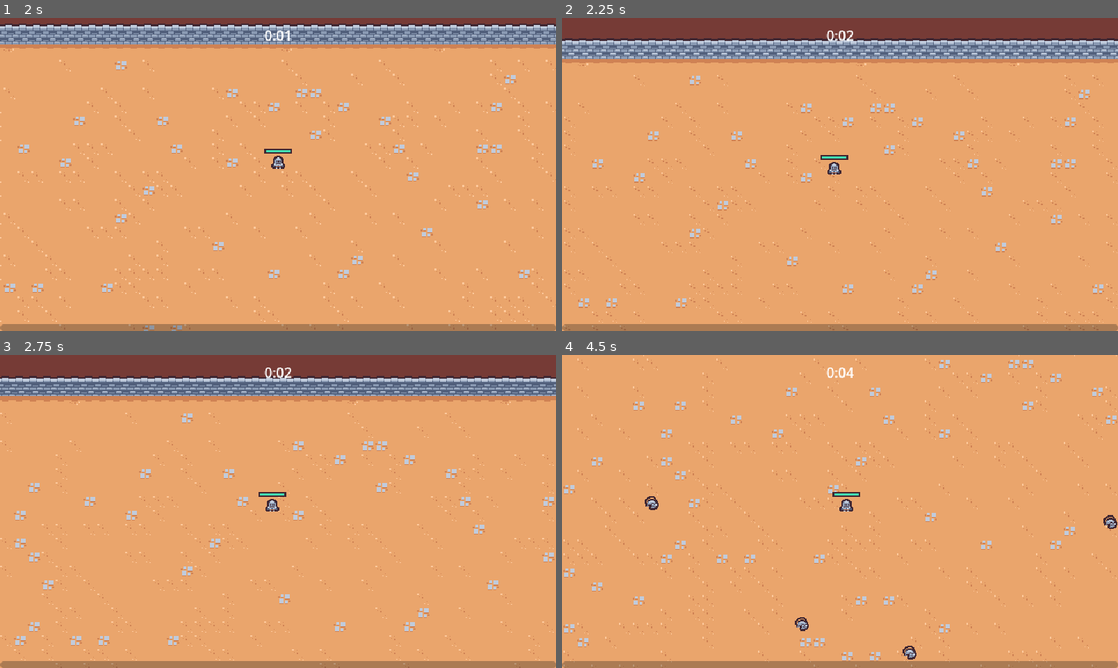
Above: before the commit, frames 1-4 (two rows, left to right).
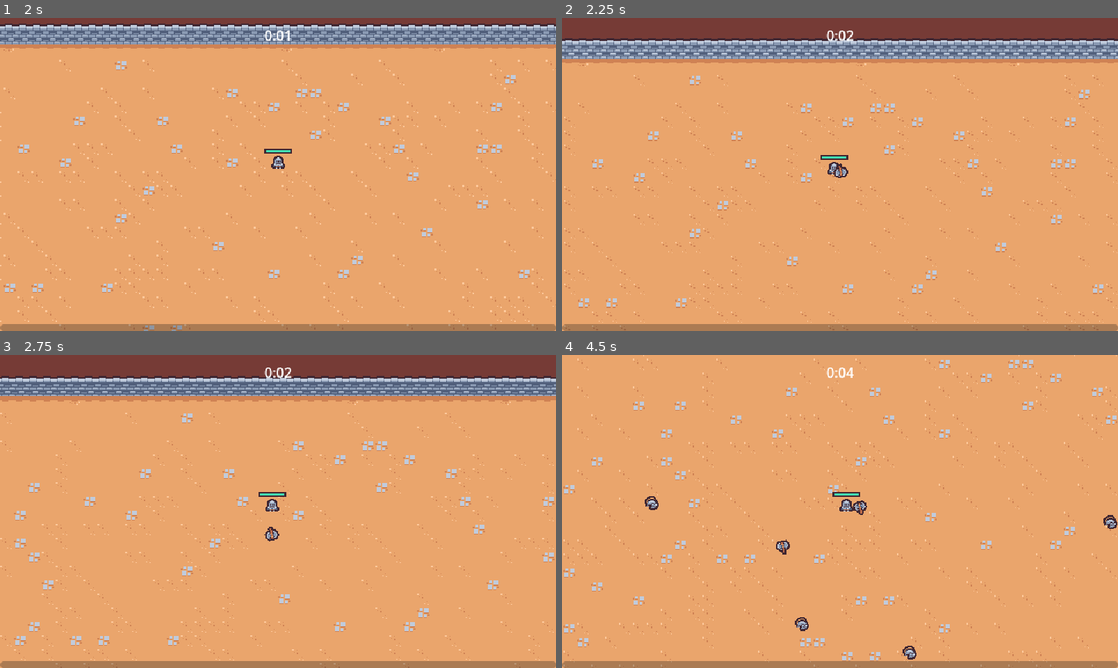
Above: after the commit, the same moments.

Repository: MariusSchmid/2dSurvivorCourse
Game: Godot game, scene res://scenes/main/main.tscn
Same seed, same stepped clock (60 frames per second), same inputs: the game is played once before the commit and once after it.
Inputs (mouse positions are in pixels of both pictures, inside the frame that each line leads up to):
- Up to frame 1 (2 s): move the mouse to (250, 237) at 0.52 s; press the mouse at (250, 237) at 0.53 s; hold W (move_up) from 0.53 s (still down); move the mouse to (444, 221) at 1.27 s; release the mouse at (444, 221) at 1.28 s; click (444, 221) at 1.35 s
- Up to frame 2 (2.25 s): move the mouse to (673, 127) at 2.02 s; release W (move_up) at 2.03 s; press the mouse at (673, 127) at 2.03 s; hold A (move_left) from 2.03 s (still down)
- Up to frame 3 (2.75 s): keep holding A (move_left)
- Up to frame 4 (4.5 s): move the mouse to (867, 511) at 2.77 s; release the mouse at (867, 511) at 2.78 s; click (867, 511) at 2.85 s; move the mouse to (756, 433) at 3.52 s; release A (move_left) at 3.53 s; press the mouse at (756, 433) at 3.53 s; hold S (move_down) 3.53-4.28 s; move the mouse to (962, 495) at 4.27 s; release the mouse at (962, 495) at 4.28 s; hold D (move_right) from 4.28 s (still down); click (962, 495) at 4.35 s

Frame 1 is identical in both runs. In frame 2, less than 0.1% of the frame differs, in the area x 48-52%, y 46-52%; in frame 3, less than 0.1%; in frame 4, 0.2%, in the area x 38-55%, y 46-64%.

Commit message:
added axes ability

Diff:
--- a/resources/tileset.tres
+++ b/resources/tileset.tres
@@ -42,6 +42,7 @@
 1:0/0 = 0
 1:0/0/terrain_set = 0
 1:0/0/terrain = 0
+1:0/0/physics_layer_0/polygon_0/points = PackedVector2Array(-8, -8, 8, -8, 8, 8, -8, 8)
 1:0/0/terrains_peering_bit/right_side = 0
 1:0/0/terrains_peering_bit/bottom_right_corner = 0
 1:0/0/terrains_peering_bit/bottom_side = 0
@@ -57,12 +58,14 @@
 1:2/0 = 0
 1:2/0/terrain_set = 0
 1:2/0/terrain = 0
+1:2/0/physics_layer_0/polygon_0/points = PackedVector2Array(-8, -8, 8, -8, 8, 8, -8, 8)
 1:2/0/terrains_peering_bit/right_side = 0
 1:2/0/terrains_peering_bit/top_side = 0
 1:2/0/terrains_peering_bit/top_right_corner = 0
 2:2/0 = 0
 2:2/0/terrain_set = 0
 2:2/0/terrain = 0
+2:2/0/physics_layer_0/polygon_0/points = PackedVector2Array(-8, -8, 8, -8, 8, 8, -8, 8)
 2:2/0/terrains_peering_bit/right_side = 0
 2:2/0/terrains_peering_bit/left_side = 0
 2:2/0/terrains_peering_bit/top_left_corner = 0
@@ -71,12 +74,14 @@
 3:2/0 = 0
 3:2/0/terrain_set = 0
 3:2/0/terrain = 0
+3:2/0/physics_layer_0/polygon_0/points = PackedVector2Array(-8, -8, 8, -8, 8, 8, -8, 8)
 3:2/0/terrains_peering_bit/left_side = 0
 3:2/0/terrains_peering_bit/top_left_corner = 0
 3:2/0/terrains_peering_bit/top_side = 0
 3:1/0 = 0
 3:1/0/terrain_set = 0
 3:1/0/terrain = 0
+3:1/0/physics_layer_0/polygon_0/points = PackedVector2Array(-8, -8, 8, -8, 8, 8, -8, 8)
 3:1/0/terrains_peering_bit/bottom_side = 0
 3:1/0/terrains_peering_bit/bottom_left_corner = 0
 3:1/0/terrains_peering_bit/left_side = 0
@@ -85,12 +90,14 @@
 3:0/0 = 0
 3:0/0/terrain_set = 0
 3:0/0/terrain = 0
+3:0/0/physics_layer_0/polygon_0/points = PackedVector2Array(-8, -8, 8, -8, 8, 8, -8, 8)
 3:0/0/terrains_peering_bit/bottom_side = 0
 3:0/0/terrains_peering_bit/bottom_left_corner = 0
 3:0/0/terrains_peering_bit/left_side = 0
 2:0/0 = 0
 2:0/0/terrain_set = 0
 2:0/0/terrain = 0
+2:0/0/physics_layer_0/polygon_0/points = PackedVector2Array(-8, -8, 8, -8, 8, 8, -8, 8)
 2:0/0/terrains_peering_bit/right_side = 0
 2:0/0/terrains_peering_bit/bottom_right_corner = 0
 2:0/0/terrains_peering_bit/bottom_side = 0
--- /dev/null
+++ b/scenes/ability/axe_ability/axe_ability.gd
@@ -0,0 +1,25 @@
+extends Node2D
+
+const MAX_RADIUS = 100
+
+@onready var hitbox_component = $HitboxComponent
+
+var base_rotation = Vector2.RIGHT
+
+func _ready() -> void:
+	base_rotation = Vector2.RIGHT. rotated(randf_range(0, TAU))
+
+	var tween = create_tween()
+	tween.tween_method(tween_method, 0.0, 2.0, 3)
+	tween.tween_callback(queue_free)
+
+
+func tween_method(rotations: float):
+	var percent = (rotations / 2)
+	var current_radius = percent * MAX_RADIUS
+	var current_direction = base_rotation.rotated(rotations * TAU)
+
+	var player = get_tree().get_first_node_in_group("player")
+	if null == player:
+		return
+	global_position = player.global_position + (current_direction * current_radius)
--- /dev/null
+++ b/scenes/ability/axe_ability/axe_ability.tscn
@@ -0,0 +1,62 @@
+[gd_scene load_steps=8 format=3 uid="uid://dt85qnawijtt7"]
+
+[ext_resource type="Script" path="res://scenes/ability/axe_ability/axe_ability.gd" id="1_4ipan"]
+[ext_resource type="Texture2D" uid="uid://brwhx3eqpjp7w" path="res://scenes/ability/axe_ability/axe.png" id="1_45it0"]
+[ext_resource type="PackedScene" uid="uid://du8ehdpmb0ne4" path="res://scenes/component/hitbox_component.tscn" id="3_786cb"]
+
+[sub_resource type="Animation" id="Animation_th3gh"]
+resource_name = "default"
+length = 0.5
+loop_mode = 1
+tracks/0/type = "value"
+tracks/0/imported = false
+tracks/0/enabled = true
+tracks/0/path = NodePath("Sprite2D:rotation")
+tracks/0/interp = 1
+tracks/0/loop_wrap = true
+tracks/0/keys = {
+"times": PackedFloat32Array(0, 0.5),
+"transitions": PackedFloat32Array(1, 1),
+"update": 0,
+"values": [0.0, 6.28319]
+}
+
+[sub_resource type="Animation" id="Animation_xg7td"]
+length = 0.001
+tracks/0/type = "value"
+tracks/0/imported = false
+tracks/0/enabled = true
+tracks/0/path = NodePath("Sprite2D:rotation")
+tracks/0/interp = 1
+tracks/0/loop_wrap = true
+tracks/0/keys = {
+"times": PackedFloat32Array(0),
+"transitions": PackedFloat32Array(1),
+"update": 0,
+"values": [0.0]
+}
+
+[sub_resource type="AnimationLibrary" id="AnimationLibrary_ag5qt"]
+_data = {
+"RESET": SubResource("Animation_xg7td"),
+"default": SubResource("Animation_th3gh")
+}
+
+[sub_resource type="CircleShape2D" id="CircleShape2D_ysrv7"]
+
+[node name="AxeAbility" type="Node2D"]
+script = ExtResource("1_4ipan")
+
+[node name="AnimationPlayer" type="AnimationPlayer" parent="."]
+libraries = {
+"": SubResource("AnimationLibrary_ag5qt")
+}
+autoplay = "default"
+
+[node name="Sprite2D" type="Sprite2D" parent="."]
+texture = ExtResource("1_45it0")
+
+[node name="HitboxComponent" parent="." instance=ExtResource("3_786cb")]
+
+[node name="CollisionShape2D" type="CollisionShape2D" parent="HitboxComponent"]
+shape = SubResource("CircleShape2D_ysrv7")
--- /dev/null
+++ b/scenes/ability/axe_ability_controller/axe_ability_controller.gd
@@ -0,0 +1,21 @@
+extends Node
+
+@export var axe_ability_scence : PackedScene
+
+var damage = 10
+
+func _ready() -> void:
+	$Timer.timeout.connect(on_timer_timeout)
+
+func on_timer_timeout():
+	var player = get_tree().get_first_node_in_group("player") as Node2D
+	if null == player:
+		return
+
+	var foreground = get_tree().get_first_node_in_group("foreground_layer") as Node2D
+	if null == foreground:
+		return
+	var axe_instance = axe_ability_scence.instantiate() as Node2D
+	foreground.add_child(axe_instance)
+	axe_instance.global_position = player.global_position
+	axe_instance.hitbox_component.damage = damage
--- /dev/null
+++ b/scenes/ability/axe_ability_controller/axe_ability_controller.tscn
@@ -0,0 +1,12 @@
+[gd_scene load_steps=3 format=3 uid="uid://biiu6rt06cpgt"]
+
+[ext_resource type="Script" path="res://scenes/ability/axe_ability_controller/axe_ability_controller.gd" id="1_hblqo"]
+[ext_resource type="PackedScene" uid="uid://dt85qnawijtt7" path="res://scenes/ability/axe_ability/axe_ability.tscn" id="2_x6wri"]
+
+[node name="AxeAbilityController" type="Node"]
+script = ExtResource("1_hblqo")
+axe_ability_scence = ExtResource("2_x6wri")
+
+[node name="Timer" type="Timer" parent="."]
+wait_time = 2.0
+autostart = true
--- a/scenes/game_object/player/player.tscn
+++ b/scenes/game_object/player/player.tscn
@@ -1,9 +1,10 @@
-[gd_scene load_steps=10 format=3 uid="uid://umswh5tbrq4v"]
+[gd_scene load_steps=11 format=3 uid="uid://umswh5tbrq4v"]
 
 [ext_resource type="Script" path="res://scenes/game_object/player/player.gd" id="1_jtc8a"]
 [ext_resource type="PackedScene" uid="uid://55qsmjlsntjt" path="res://scenes/component/health_component.tscn" id="2_gvugv"]
 [ext_resource type="PackedScene" uid="uid://1yun51a54lo6" path="res://scenes/ability/sword_ability_controller/sword_ability_controller.tscn" id="2_o87yi"]
 [ext_resource type="Texture2D" uid="uid://g6snvaemtbko" path="res://scenes/game_object/player/player.png" id="2_umk65"]
+[ext_resource type="PackedScene" uid="uid://biiu6rt06cpgt" path="res://scenes/ability/axe_ability_controller/axe_ability_controller.tscn" id="4_4gmtp"]
 
 [sub_resource type="StyleBoxFlat" id="StyleBoxFlat_5kuk7"]
 bg_color = Color(0.247059, 0.14902, 0.192157, 1)
@@ -35,6 +36,8 @@
 [node name="AbilityManager" type="Node" parent="."]
 
 [node name="SwordAbilityController" parent="AbilityManager" instance=ExtResource("2_o87yi")]
+
+[node name="AxeAbilityController" parent="AbilityManager" instance=ExtResource("4_4gmtp")]
 
 [node name="DamageIntervalTimer" type="Timer" parent="."]
 wait_time = 0.5
--- a/scenes/manager/experience_manager.gd
+++ b/scenes/manager/experience_manager.gd
@@ -7,7 +7,7 @@
 
 var current_experience = 0
 var current_level = 1
-var target_experience = 1
+var target_experience = 5
 
 
 func _ready() -> void:
Binary file added: scenes/ability/axe_ability/axe.png
Not shown, added: scenes/ability/axe_ability/axe.png.import
